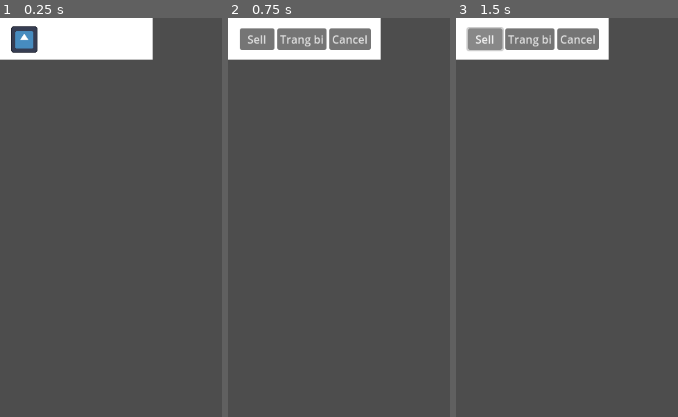
Above: before the commit, frames 1-3 (left to right).
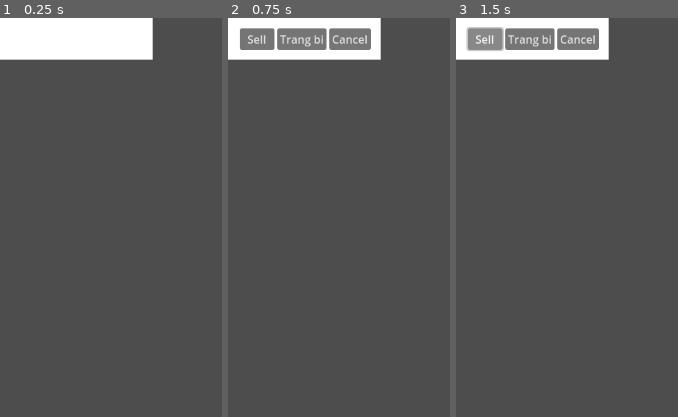
Above: after the commit, the same moments.

Repository: duonghieu7104/story_game
Game: Godot game, scene res://Inventory/scene/weapon_box.tscn
Two runs of this game, one before a commit and one after it. Both use one fixed random seed, a clock stepped at 60 frames per second and the inputs below. This scene is started directly instead of the project's main scene. The engine's default icon, where the game draws it, is replaced by a stand-in: a white triangle on a blue panel in a dark square.
Inputs (mouse positions are % of the whole screen's width and height, from its top left):
- Up to frame 1 (0.25 s): no input
- Up to frame 2 (0.75 s): click (17, 3) at 0.5 s
- Up to frame 3 (1.5 s): click "Sell" at 1.25 s
The pictures show only the part of the screen within x 0-50%, y 0-50%; the shares and areas given below are measured in that part.

The runs differ from the first frame. In frame 1, 0.8% of the frame differs, in the area x 4-18%, y 2-9%; in frame 2, nothing differs; in frame 3, nothing differs.

Commit message:
updata ui inventory

Diff:
--- a/Inventory/scene/weapon_box.tscn
+++ b/Inventory/scene/weapon_box.tscn
@@ -34,7 +34,6 @@
 [node name="Texture" type="Sprite2D" parent="Weapon_view"]
 position = Vector2(35, 31)
 scale = Vector2(0.3, 0.3)
-texture = ExtResource("1_hwxv7")
 
 [node name="Stats" type="Label" parent="Weapon_view"]
 layout_mode = 0
--- a/Inventory/script/weapon_box.gd
+++ b/Inventory/script/weapon_box.gd
@@ -3,6 +3,7 @@
 @onready var weapon_view = $Weapon_view
 @onready var btn_view = $Btn_view
 @onready var stats_view = $Weapon_view/Stats
+@onready var texture_view = $Weapon_view/Texture
 
 signal equip (index_ivt_ui, index_ivt_list)
 
--- a/Main_scene/script/Player_main_scene.gd
+++ b/Main_scene/script/Player_main_scene.gd
@@ -31,8 +31,9 @@
 				continue
 			temp += str(key) + ": " + str(weapon[key]) + "\n"
 		instantiate.stats_view.text = temp
+		var path = weapon["texture_path"]
+		instantiate.texture_view.texture = load(path)
 		print(temp)
-		temp = ""
 
 func remove_all_children(parent):
 	var children = parent.get_children()
--- a/PlayerData.gd
+++ b/PlayerData.gd
@@ -4,9 +4,11 @@
 var save_file_path = "user://save_"
 var save_file_name_inventory = "inventory.tres"
 var save_file_name_stats = "stats.tres"
+var save_file_name_coin = "coin.tres"
 
 var inventory = Inventory_weapon.new()
 var stats = Stats.new()
+var coin = Coin.new()
 
 func generate_item(type : String, texture_path : String, stats : Dictionary):
 	inventory.generate_item(type, texture_path, stats)
